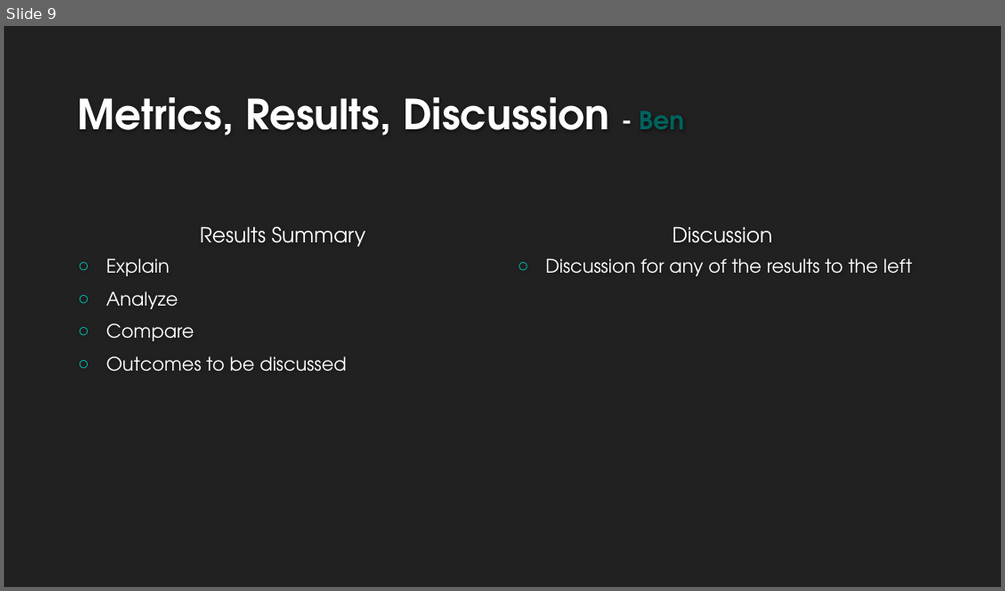
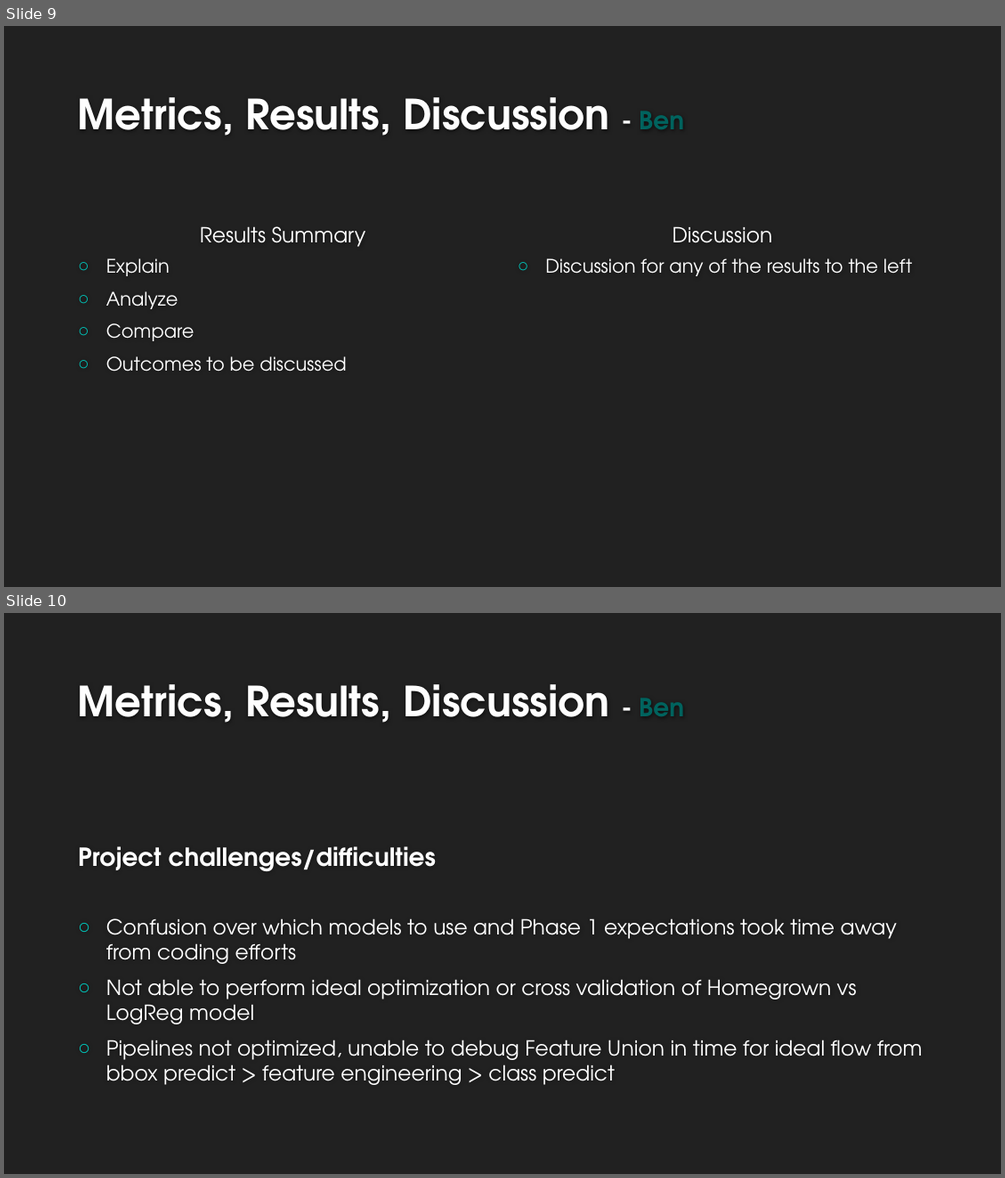
Before and after one commit to LaurenMadar/AML-finalgroup2, a slide deck: other/Group2_Phase1.pptx. Shown one above the other, each under a label of ours: slide 9 before the commit, slides 9 and 10 after it. The pictures are 1005x591 and 1005x1178 pixels, drawn with LibreOffice and Linux fonts; fonts in the diff are those of the drawing; background and template pictures are left out. Boxes give left, top, right and bottom in pixels: in the first picture for what was removed or moved away, otherwise in the second. Text is boxed around its words. In the diff, an @@ line names an element or a change of style, - is before the commit and + after.

Commit message:
Added challenges/difficulties slide

```diff
--- a/other/Group2_Phase1.pptx
+++ b/other/Group2_Phase1.pptx
@@ slide 10 added at [4, 613, 1001, 1174], background #212121 @@
@@ title added at [78, 684, 684, 722], 40 pt, text #FEFEFE, bold @@
+Metrics, Results, Discussion - Ben
@@ text added at [78, 846, 922, 1085], 20 pt, text #FFFFFF @@
+Project challenges/difficulties
+○ Confusion over which models to use and Phase 1 expectations took time away from coding efforts
+○ Not able to perform ideal optimization or cross validation of Homegrown vs LogReg model
+○ Pipelines not optimized, unable to debug Feature Union in time for ideal flow from bbox predict > feature engineering > class predict
```
